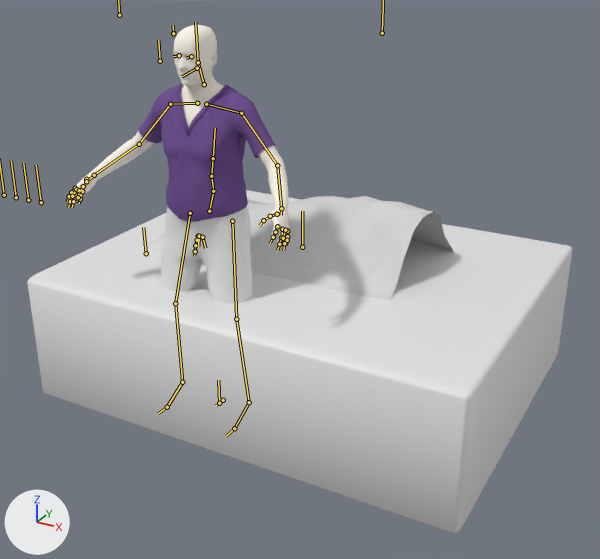
The Blender file blend/Blanket/blanket - Copy.blend: old version first, new version second.
Before and after are seen from a camera (50 mm lens) standing at (2.35, -3.32, 2.54) and looking at (0.32, 0.36, 0.69). Every picture has the same lights, and +X, +Y and +Z are marked at lower left. The bones that bend it are drawn over the model as lines.

In view in the first picture: 'Blanket.001', 'Cube', 'M1:Adult_male_genitalia', 'M1:Harvey_fscrubbottoms2', 'M1:Harvey_fscrubtop2', 'M1:High-poly'.
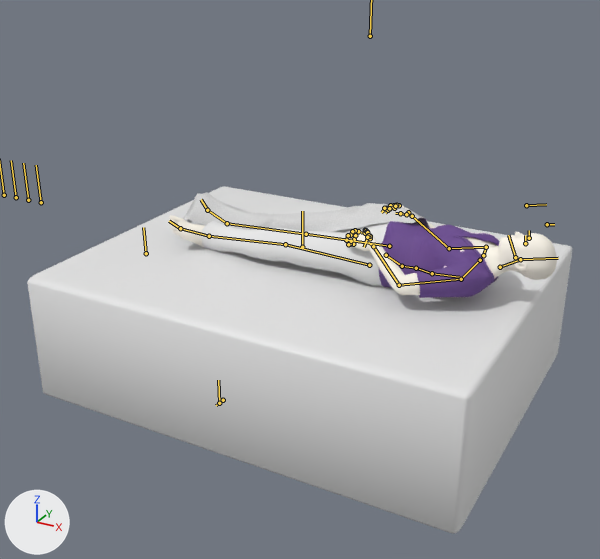
The newer file adds an action. The first version stands in its rest pose; the second is drawn at frame 120 of the action '070_1_BlanketTakeOff_for_idle3'.

Pixel boxes (x1, y1, x2, y2) of what changed, in the pictures (600 x 559 px):
'M1:Harvey_fscrubtop2', posed (12% narrower, 44% shorter): before (139, 83, 275, 222); after (379, 221, 499, 298)
'Blanket.001', posed: before (141, 196, 453, 300); after (183, 192, 430, 232)
'M1:Harvey_fscrubbottoms2', posed: before (161, 206, 253, 304); after (202, 221, 389, 286)
'M1:Adult_male_genitalia', posed: before (67, 25, 289, 251); after (168, 204, 557, 295)
bone 'pelvis', root to tip: before (209, 211) to (213, 191); after (386, 255) to (402, 266)
bone 'spine_01', root to tip: before (213, 191) to (211, 176); after (402, 266) to (416, 268)
bone 'spine_02', root to tip: before (211, 176) to (213, 158); after (416, 268) to (432, 273)
bone 'spine_03', root to tip: before (213, 158) to (215, 128); after (432, 273) to (459, 277)
bone 'clavicle_l', root to tip: before (206, 104) to (241, 113); after (480, 260) to (461, 279)
bone 'upperarm_l', root to tip: before (241, 113) to (277, 165); after (461, 279) to (399, 285)
bone 'index_01_l', root to tip: before (277, 226) to (275, 232); after (358, 231) to (355, 230)
bone 'middle_01_l', root to tip: before (282, 229) to (281, 237); after (355, 235) to (350, 235)
bone 'middle_03_l', root to tip: before (279, 244) to (277, 250); after (348, 235) to (347, 237)
bone 'pinky_01_l', root to tip: before (287, 231) to (287, 236); after (353, 244) to (350, 244)
bone 'ring_01_l', root to tip: before (285, 230) to (283, 238); after (354, 239) to (351, 241)
bone 'thumb_01_l', root to tip: before (277, 214) to (270, 216); after (370, 238) to (370, 236)
bone 'thumb_02_l', root to tip: before (270, 216) to (263, 220); after (370, 236) to (365, 233)
bone 'clavicle_r', root to tip: before (197, 103) to (170, 104); after (483, 255) to (486, 247)
bone 'upperarm_r', root to tip: before (170, 104) to (139, 144); after (486, 247) to (449, 248)
bone 'index_01_r', root to tip: before (75, 188) to (71, 192); after (399, 205) to (394, 205)
bone 'index_02_r', root to tip: before (71, 192) to (69, 196); after (394, 205) to (390, 207)
bone 'middle_01_r', root to tip: before (76, 189) to (72, 196); after (396, 205) to (390, 205)
bone 'middle_02_r', root to tip: before (72, 196) to (70, 201); after (390, 205) to (385, 208)
bone 'pinky_02_r', root to tip: before (80, 195) to (80, 199); after (390, 208) to (388, 210)
bone 'pinky_03_r', root to tip: before (80, 199) to (79, 203); after (388, 210) to (385, 213)
bone 'ring_01_r', root to tip: before (79, 190) to (78, 197); after (395, 206) to (389, 208)
bone 'ring_02_r', root to tip: before (78, 197) to (73, 201); after (389, 208) to (384, 208)
bone 'thumb_01_r', root to tip: before (86, 179) to (86, 181); after (408, 212) to (406, 214)
bone 'thumb_02_r', root to tip: before (86, 181) to (83, 186); after (406, 214) to (400, 213)
bone 'neck_01', root to tip: before (204, 84) to (198, 62); after (500, 267) to (520, 259)
bone 'calf_l', root to tip: before (236, 319) to (249, 402); after (285, 244) to (209, 236)
bone 'calf_r', root to tip: before (175, 303) to (182, 382); after (306, 234) to (227, 223)
bone 'd0', root to tip: before (198, 236) to (197, 240); after (365, 230) to (366, 230)
bone 'n.r', root to tip: before (199, 236) to (198, 246); after (368, 235) to (365, 243)
bone 'n.l', root to tip: before (202, 237) to (205, 248); after (367, 237) to (364, 247)

The change in detail:
Bone 'Bone' (bone_bone) moves from (0.0, 0.0, 0.0) to (0.0, 0.0, 0.75).
Bone 'control' (bone_control) moves from (0.0, 0.0, 0.0) to (0.0, -1.68, 8.05).
Bone 'pelvis' (bone_pelvis) moves from (0.0, 0.0, 0.0) to (0.749, -0.046, -0.624).
Bone 'pelvis' (bone_pelvis) turns from (0, 0, 0) to (-25, -62, -91) degrees about its own x, y and z.
Bone 'spine_01' (bone_spine_01) turns from (0, 0, 0) to (-4, 0, -1) degrees about its own x, y and z.
Bone 'spine_02' (bone_spine_02) turns from (0, 0, 0) to (12, 0, 1) degrees about its own x, y and z.
Bone 'spine_03' (bone_spine_03) turns from (0, 0, 0) to (8, -1, 1) degrees about its own x, y and z.
Bone 'clavicle_l' (bone_clavicle_l) turns from (0, 0, 0) to (1, -13, -5) degrees about its own x, y and z.
Bone 'upperarm_l' (bone_upperarm_l) turns from (0, 0, 0) to (24, 38, 16) degrees about its own x, y and z.
Bone 'index_01_l' (bone_index_01_l) turns from (0, 0, 0) to (21, -2, -10) degrees about its own x, y and z.
Bone 'middle_01_l' (bone_middle_01_l) turns from (0, 0, 0) to (13, 0, 0) degrees about its own x, y and z.
Bone 'middle_03_l' (bone_middle_03_l) turns from (0, 0, 0) to (16, 0, 0) degrees about its own x, y and z.
Bone 'pinky_01_l' (bone_pinky_01_l) turns from (0, 0, 0) to (14, 2, 8) degrees about its own x, y and z.
Bone 'ring_01_l' (bone_ring_01_l) turns from (0, 0, 0) to (16, 1, 4) degrees about its own x, y and z.
Bone 'thumb_01_l' (bone_thumb_01_l) turns from (0, 0, 0) to (8, 0, -7) degrees about its own x, y and z.
Bone 'thumb_02_l' (bone_thumb_02_l) turns from (0, 0, 0) to (15, -3, -6) degrees about its own x, y and z.
Bone 'hp.L' (bone_hp_l) moves from (0.0, 0.0, 0.0) to (0.071, -0.085, -0.338).
Bone 'hp.L' (bone_hp_l) turns from (0, 0, 0) to (-45, 22, -11) degrees about its own x, y and z.
Bone 'clavicle_r' (bone_clavicle_r) turns from (0, 0, 0) to (1, -1, 6) degrees about its own x, y and z.
Bone 'upperarm_r' (bone_upperarm_r) turns from (0, 0, 0) to (5, -6, -4) degrees about its own x, y and z.
Bone 'index_01_r' (bone_index_01_r) turns from (0, 0, 0) to (19, 2, 10) degrees about its own x, y and z.
Bone 'index_02_r' (bone_index_02_r) turns from (0, 0, 0) to (16, 0, 0) degrees about its own x, y and z.
Bone 'middle_01_r' (bone_middle_01_r) turns from (0, 0, 0) to (16, 0, 0) degrees about its own x, y and z.
Bone 'middle_02_r' (bone_middle_02_r) turns from (0, 0, 0) to (16, 0, 0) degrees about its own x, y and z.
Bone 'pinky_02_r' (bone_pinky_02_r) turns from (0, 0, 0) to (16, 0, 0) degrees about its own x, y and z.
Bone 'pinky_03_r' (bone_pinky_03_r) turns from (0, 0, 0) to (16, 0, 0) degrees about its own x, y and z.
Bone 'ring_01_r' (bone_ring_01_r) turns from (0, 0, 0) to (16, -1, -4) degrees about its own x, y and z.
Bone 'ring_02_r' (bone_ring_02_r) turns from (0, 0, 0) to (16, 0, 0) degrees about its own x, y and z.
Bone 'thumb_01_r' (bone_thumb_01_r) turns from (0, 0, 0) to (8, 0, 7) degrees about its own x, y and z.
Bone 'thumb_02_r' (bone_thumb_02_r) turns from (0, 0, 0) to (15, 3, 6) degrees about its own x, y and z.
Bone 'hp.R' (bone_hp_r) moves from (0.0, 0.0, 0.0) to (-0.012, -0.073, -0.261).
Bone 'hp.R' (bone_hp_r) turns from (0, 0, 0) to (-43, 4, 36) degrees about its own x, y and z.
Bone 'neck_01' (bone_neck_01) moves from (0.0, 0.0, 0.0) to (0.002, -0.013, -0.028).
Bone 'neck_01' (bone_neck_01) turns from (0, 0, 0) to (-3, 0, 2) degrees about its own x, y and z.
Bone 'calf_l' (bone_calf_l) turns from (0, 0, 0) to (-2, -7, 2) degrees about its own x, y and z.
Bone 'calf_r' (bone_calf_r) turns from (0, 0, 0) to (-1, -8, 4) degrees about its own x, y and z.
Bone 'd0' (bone_d0) moves from (0.0, 0.0, 0.0) to (-0.003, 0.03, 0.008).
Bone 'd0' (bone_d0) is rescaled from (1.0, 1.0, 1.0) to (0.24, 0.24, 0.24).
Bone 'dm' (bone_dm) moves from (0.0, 0.0, 0.0) to (-0.006, -0.096, 0.052).
Bone 'dm' (bone_dm) is rescaled from (1.0, 1.0, 1.0) to (0.24, 0.24, 0.24).
Bone 'n.r' (bone_n_r) moves from (0.0, 0.0, 0.0) to (0.0, 0.001, 0.0).
Bone 'n.r' (bone_n_r) turns from (0, 0, 0) to (67, -10, -11) degrees about its own x, y and z.
Bone 'n.l' (bone_n_l) moves from (0.0, 0.0, 0.0) to (0.0, -0.003, 0.002).
Bone 'n.l' (bone_n_l) turns from (0, 0, 0) to (69, 0, -9) degrees about its own x, y and z.
Bone 'foot_control.L' (bone_foot_control_l) moves from (0.0, 0.0, 0.0) to (-0.567, 0.737, -0.299).
Bone 'foot_control.L' (bone_foot_control_l) turns from (0, 0, 0) to (5, -21, -6) degrees about its own x, y and z.
Bone 'heel_roll.L' (bone_heel_roll_l) moves from (0.0, 0.0, 0.0) to (0.067, -0.032, -0.016).
Bone 'heel_roll.L' (bone_heel_roll_l) turns from (0, 0, 0) to (49, 33, -24) degrees about its own x, y and z.
Bone 'IK_pole.L' (bone_ik_pole_l) moves from (0.0, 0.0, 0.0) to (-0.121, 0.004, 0.022).
Bone 'a.L' (bone_a_l) turns from (0, 0, 0) to (-10, 3, 12) degrees about its own x, y and z.
Bone 'foot_control.R' (bone_foot_control_r) moves from (0.0, 0.0, 0.0) to (-0.233, 0.719, -1.066).
Bone 'foot_control.R' (bone_foot_control_r) turns from (0, 0, 0) to (0, -99, 0) degrees about its own x, y and z.
Bone 'heel_roll.R' (bone_heel_roll_r) moves from (0.0, 0.0, 0.0) to (-0.286, 0.113, 0.032).
Bone 'heel_roll.R' (bone_heel_roll_r) turns from (0, 0, 0) to (46, 4, -3) degrees about its own x, y and z.
Bone 'IK_pole.R' (bone_ik_pole_r) moves from (0.0, 0.0, 0.0) to (0.396, -0.09, 0.474).
